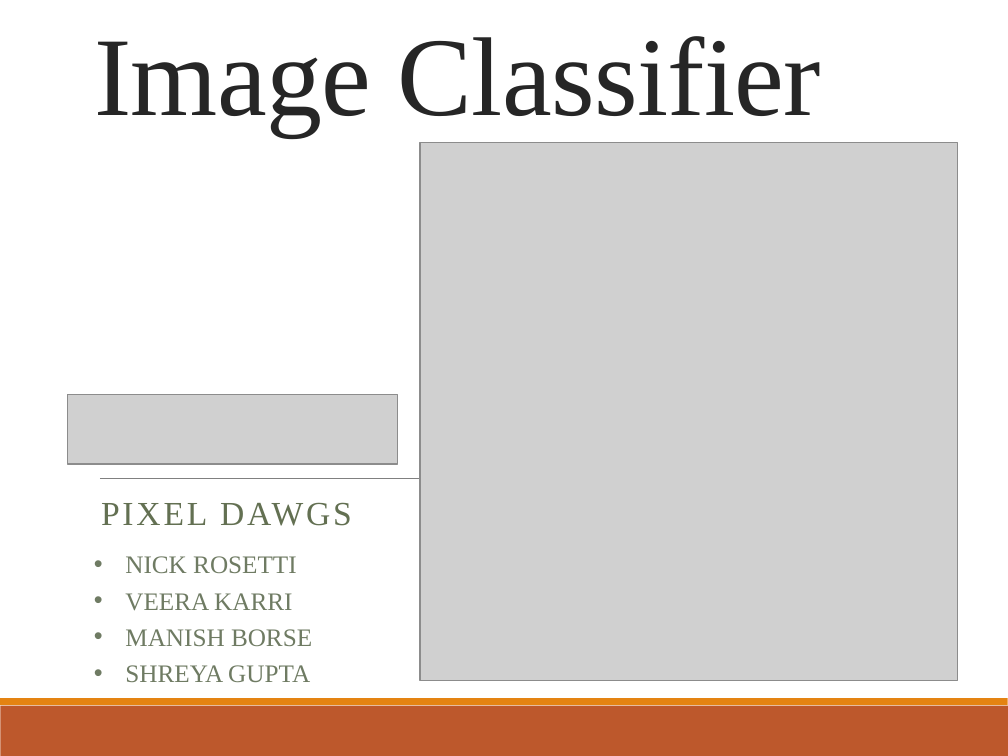
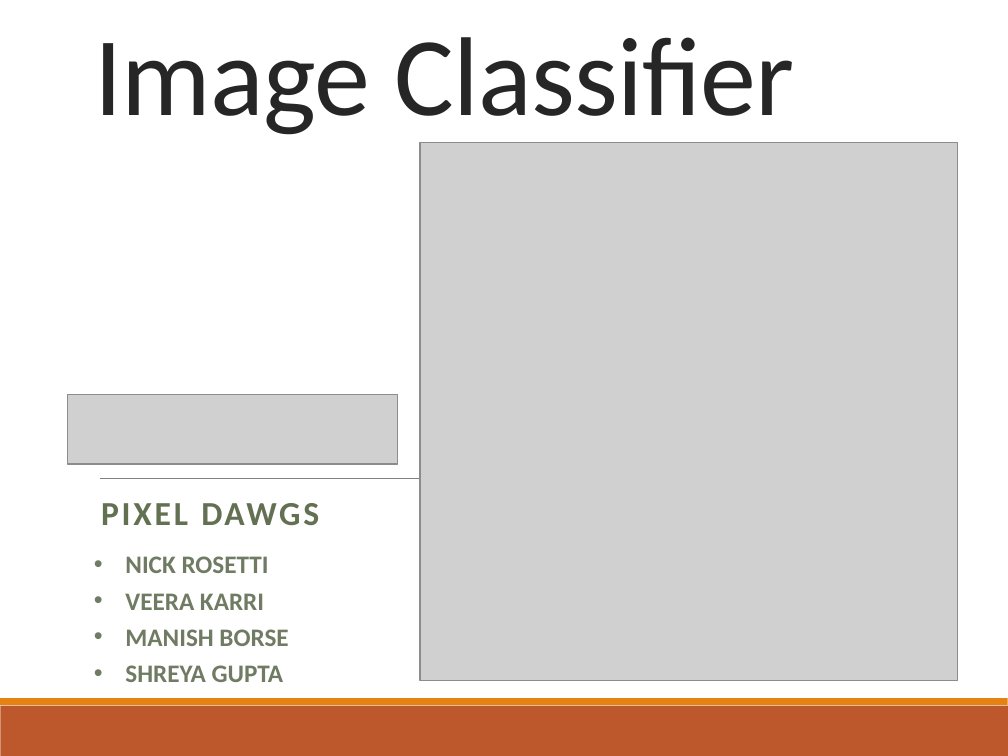
Before and after one commit to somyamohanty/Pixel_Dawgs, a slide deck: slide 1 of Final Presentation.pptx. Drawn at 1008x756 pixels with LibreOffice and Linux fonts; fonts in the diff are those of the drawing; grey boxes stand for pictures. Boxes give left, top, right and bottom in pixels: in the first picture for what was removed or moved away, otherwise in the second. Text is boxed around its words. In the diff, an @@ line names an element or a change of style, - is before the commit and + after.

Commit message:
Adding completed final presentation and some images used in the presentation

```diff
--- a/Final Presentation.pptx
+++ b/Final Presentation.pptx
@@ title "Image Classifier" at box(94, 37, 795, 135): font Times New Roman to Calibri @@
@@ subtitle "PIXEL DAWGS" at box(101, 503, 319, 525): font Times New Roman to Calibri, bold on @@
@@ text "NICK ROSETTI" at box(125, 556, 288, 682): font Times New Roman to Calibri, bold on @@
```
Also in this commit, not shown: 3 other slides changed, 13 slides added, 2 other files.
